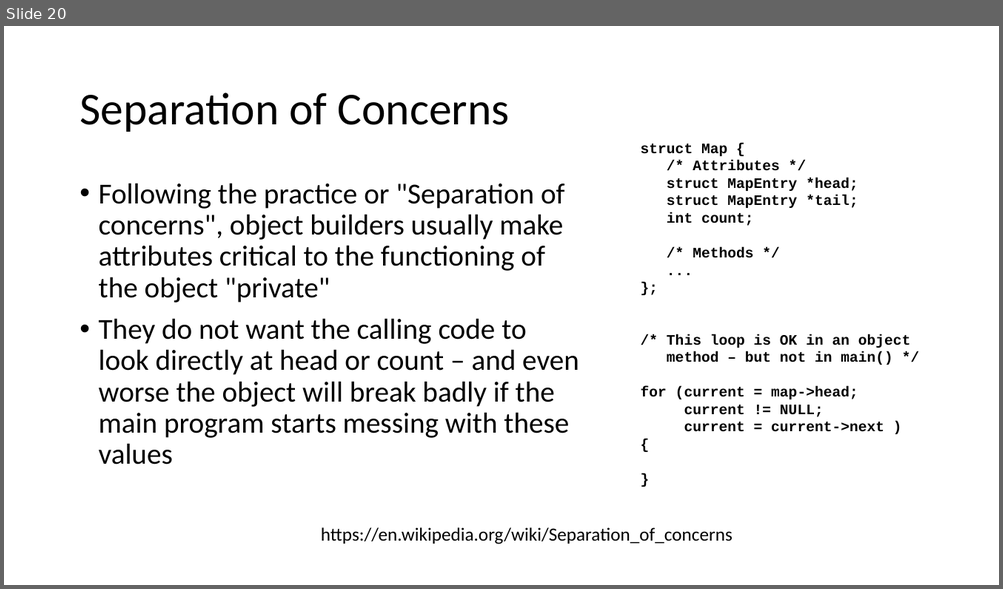
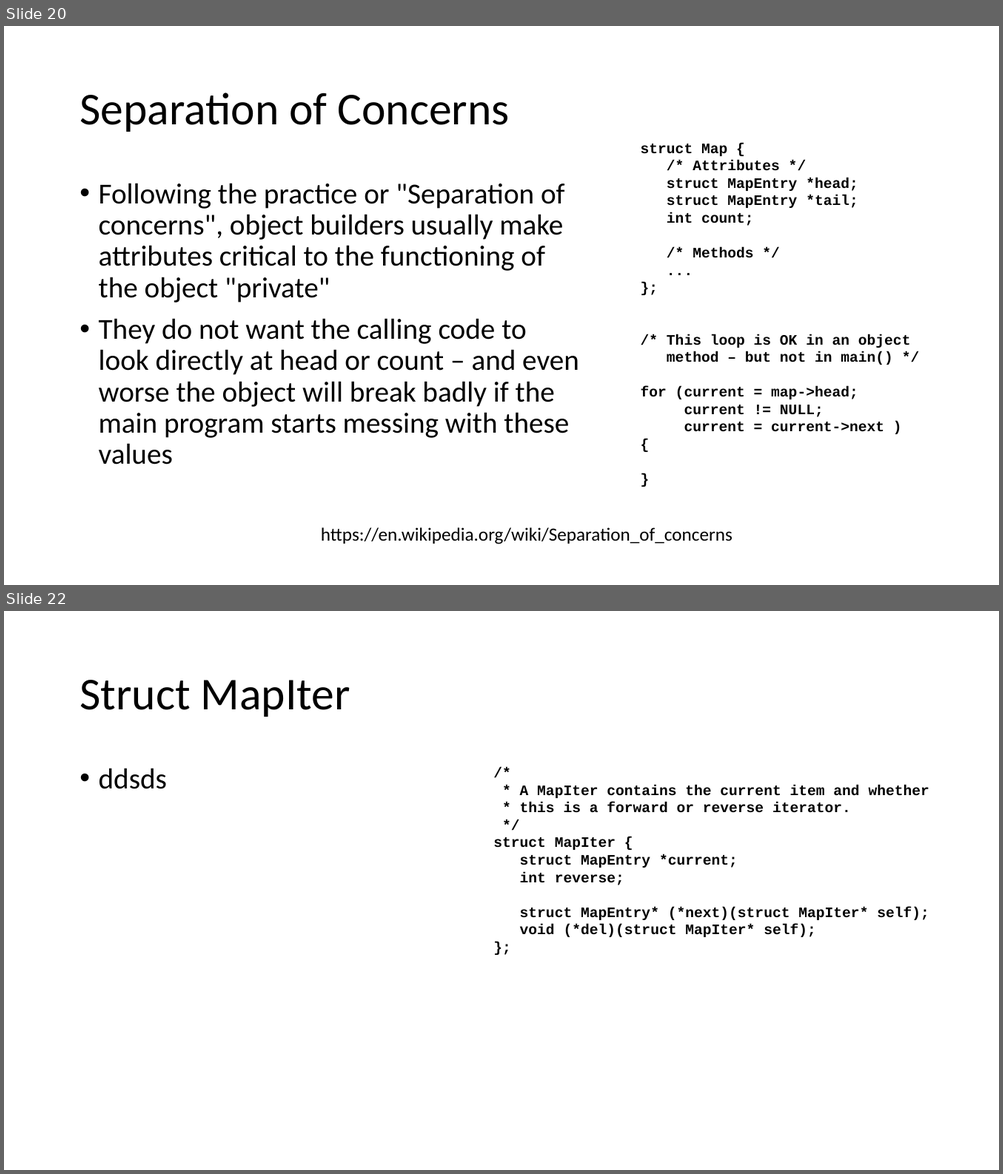
Before and after one commit to csev/cc4e, a slide deck: lectures/CC-04-Data-Structure.pptx. Shown one above the other, each under a label of ours: slide 20 before the commit, slides 20 and 22 after it; the slides between them are not shown. The pictures are 1003x589 and 1003x1174 pixels, drawn with LibreOffice and Linux fonts; fonts in the diff are those of the drawing. Boxes give left, top, right and bottom in pixels: in the first picture for what was removed or moved away, otherwise in the second. Text is boxed around its words. In the diff, an @@ line names an element or a change of style, - is before the commit and + after.

```diff
--- a/lectures/CC-04-Data-Structure.pptx
+++ b/lectures/CC-04-Data-Structure.pptx
@@ slide 22 added at [4,611,999,1170], background #FFFFFF @@
@@ title added at [79,680,350,717], 44 pt, text #000000 @@
+Struct MapIter
@@ text added at [99,768,167,789], 28 pt, text #000000 @@
+• ddsds
@@ text added at [493,785,929,937], 14 pt, text #000000, bold @@
+/*
+* A MapIter contains the current item and whether
+* this is a forward or reverse iterator.
+*/
+struct MapIter {
+struct MapEntry *current;
+int reverse;
+struct MapEntry* (*next)(struct MapIter* self);
+void (*del)(struct MapIter* self);
+};
```
Also in this commit, not shown: 3 slides changed, 4 other slides added, 1 other file.
